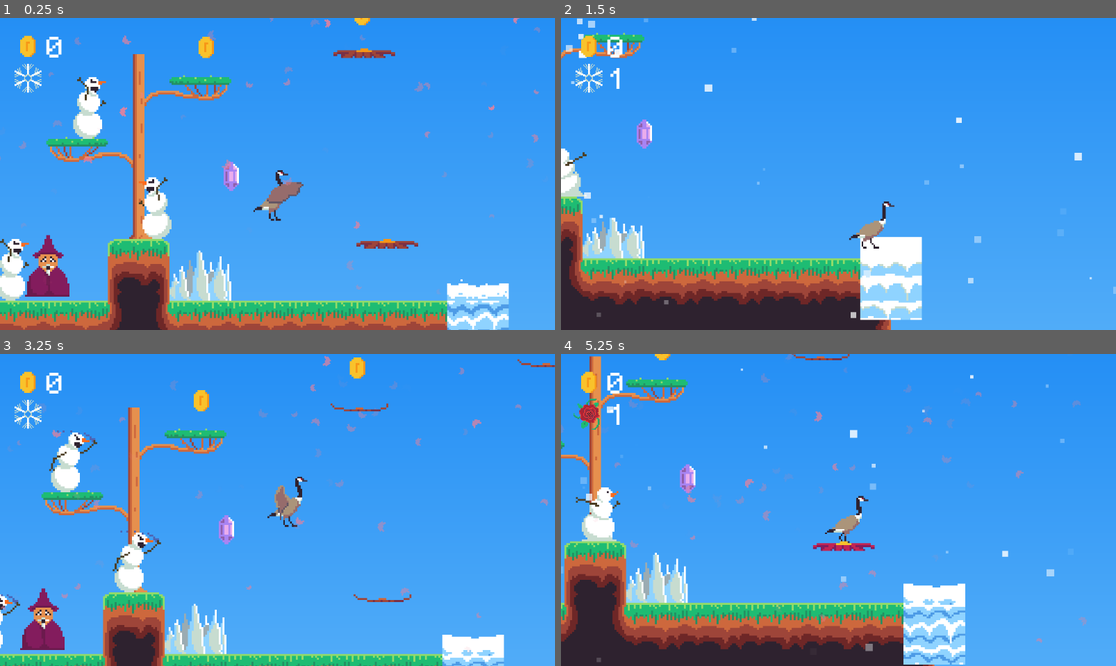
Above: before the commit, frames 1-4 (two rows, left to right).
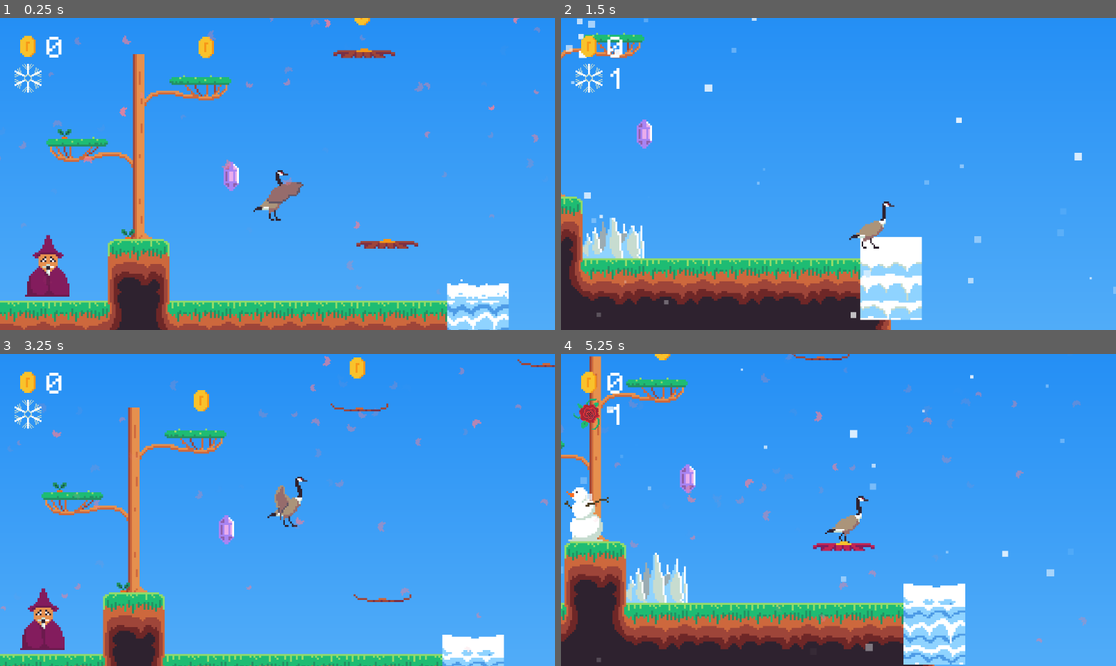
Above: after the commit, the same moments.

Repository: jbroberg42/Spring_Jam_2026
Game: Godot game, scene res://scenes/game.tscn
Two runs of this game, one before a commit and one after it. Both use one fixed random seed, a clock stepped at 60 frames per second and the inputs below.
Inputs:
- Up to frame 1 (0.25 s): no input
- Up to frame 2 (1.5 s): hold D (move_right) from 0.53 s (still down); tap E (switch) at 0.6, 1.35 s; tap Space (jump) at 0.77 s
- Up to frame 3 (3.25 s): tap Space (jump) at 1.52, 3.02 s; release D (move_right) at 2.03 s; hold A (move_left) 2.03-2.78 s; tap E (switch) at 2.1, 2.85 s; hold D (move_right) from 2.78 s (still down)
- Up to frame 4 (5.25 s): tap E (switch) at 3.6, 4.35, 5.1 s; tap Space (jump) at 3.77, 4.52 s; release D (move_right) at 4.28 s; hold A (move_left) 4.28-5.03 s; hold D (move_right) from 5.03 s (still down)

The runs differ from the first frame. In frame 1, 3.5% of the frame differs, in the area x 0-42%, y 18-91%; in frame 2, 0.4%; in frame 3, 2.9%; in frame 4, 1.0%.
Error before the commit: Invalid access to property or key 'spring' on a base object of type 'null instance'. (res://scripts/game_state.gd:5)

Commit message:
spikes and snowmen start melted in spring

Diff:
--- a/scenes/iceSpikes.tscn
+++ b/scenes/iceSpikes.tscn
@@ -125,6 +125,14 @@
 "loop": false,
 "name": &"melt",
 "speed": 6.0
+}, {
+"frames": [{
+"duration": 1.0,
+"texture": SubResource("AtlasTexture_gj5mc")
+}],
+"loop": false,
+"name": &"melted",
+"speed": 5.0
 }]
 
 [sub_resource type="RectangleShape2D" id="RectangleShape2D_13qay"]
@@ -135,7 +143,7 @@
 
 [node name="AnimatedSprite2D" type="AnimatedSprite2D" parent="." unique_id=75130975]
 sprite_frames = SubResource("SpriteFrames_30q5p")
-animation = &"melt"
+animation = &"melted"
 autoplay = "default"
 
 [node name="killzone" parent="." unique_id=300587 instance=ExtResource("2_52uhe")]
--- a/scenes/snowman.tscn
+++ b/scenes/snowman.tscn
@@ -70,6 +70,10 @@
 atlas = ExtResource("2_e2mor")
 region = Rect2(480, 0, 32, 32)
 
+[sub_resource type="AtlasTexture" id="AtlasTexture_r0i41"]
+atlas = ExtResource("4_v53y5")
+region = Rect2(0, 0, 32, 32)
+
 [sub_resource type="AtlasTexture" id="AtlasTexture_e2mor"]
 atlas = ExtResource("2_6xhef")
 region = Rect2(0, 0, 32, 32)
@@ -188,6 +192,14 @@
 "loop": false,
 "name": &"Melts",
 "speed": 9.0
+}, {
+"frames": [{
+"duration": 1.0,
+"texture": SubResource("AtlasTexture_r0i41")
+}],
+"loop": false,
+"name": &"carrot",
+"speed": 5.0
 }, {
 "frames": [{
 "duration": 1.0,
@@ -258,8 +270,9 @@
 [node name="AnimatedSprite2D" type="AnimatedSprite2D" parent="." unique_id=274215298]
 position = Vector2(0, -10)
 sprite_frames = SubResource("SpriteFrames_f723k")
-animation = &"resurrects"
+animation = &"carrot"
 autoplay = "default"
+frame_progress = 1.0
 flip_h = true
 
 [node name="killzone" parent="." unique_id=300587 instance=ExtResource("2_fw3vj")]
--- a/scripts/game_manager.gd
+++ b/scripts/game_manager.gd
@@ -12,6 +12,7 @@
 func load_next_level():
 	get_tree().change_scene_to_file(GameState.level_list[GameState.level + 1])
 	spring.emit()
+	GameState.is_winter = false
 
 func switch_seasons():
 	GameState.is_winter = !GameState.is_winter
--- a/scripts/game_state.gd
+++ b/scripts/game_state.gd
@@ -1,9 +1,4 @@
 extends Node
-
-@onready var game_manager: Node = %GameManager
-func _ready():
-	game_manager.spring.connect(_on_game_manager_spring)
-	game_manager.winter.connect(_on_game_manager_winter)
 
 var score: int = 0
 var level: int = 0
@@ -33,9 +28,3 @@
 	have_macguffin = false
 	ability_ready = true
 	get_tree().change_scene_to_file("res://scenes/levels/main_menu.tscn")
-
-func _on_game_manager_spring() -> void:
-	is_winter = false
-
-func _on_game_manager_winter() -> void:
-	is_winter = true
--- a/scripts/ice_spikes.gd
+++ b/scripts/ice_spikes.gd
@@ -7,6 +7,8 @@
 func _ready():
 	game_manager.spring.connect(_on_game_manager_spring)
 	game_manager.winter.connect(_on_game_manager_winter)
+	anim.play("melted")
+	collision_shape_2d.disabled = true
 
 func _on_game_manager_spring() -> void:
 	collision_shape_2d.disabled = true
--- a/scripts/snowman.gd
+++ b/scripts/snowman.gd
@@ -15,7 +15,9 @@
 @onready var animated_sprite_2d = $AnimatedSprite2D
 
 func _ready():
-	is_carrot = false
+	is_carrot = true
+	$AnimatedSprite2D.play("carrot")
+	$killzone/CollisionShape2D.disabled = true
 	#connect signals with code.  Otherwise you have to connect each mob manually.  Which sucks.
 	game_manager.spring.connect(_on_game_manager_spring)
 	game_manager.winter.connect(_on_game_manager_winter)
Not shown: 1 places in scenes/iceSpikes.tscn that only renumber resources
